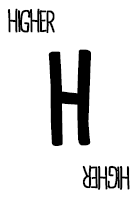
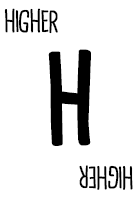
Before/after of a (140, 200) layered artwork. What changed in the layer stack:
renamed "higher copy" to "higher", painted on it over box(79, 165, 133, 190)
painted on "higher" (2nd of 2) over box(4, 8, 58, 34)
